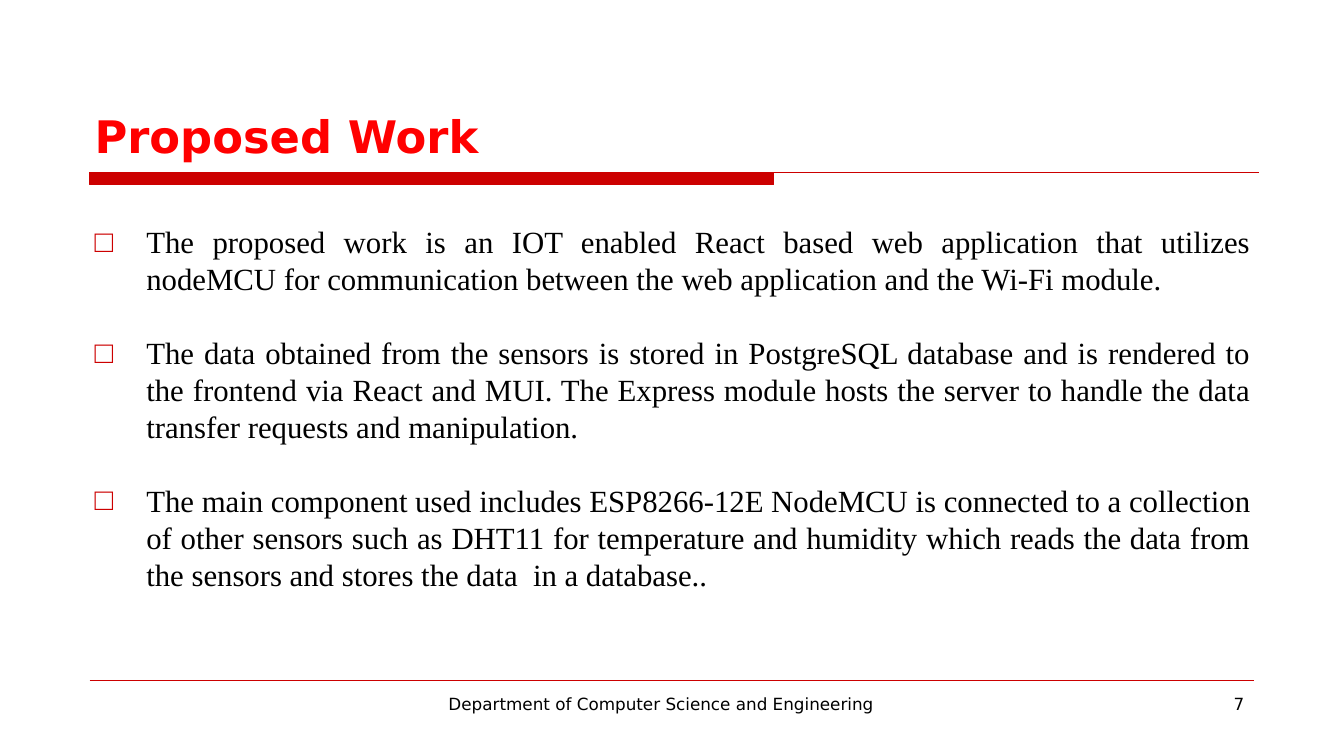
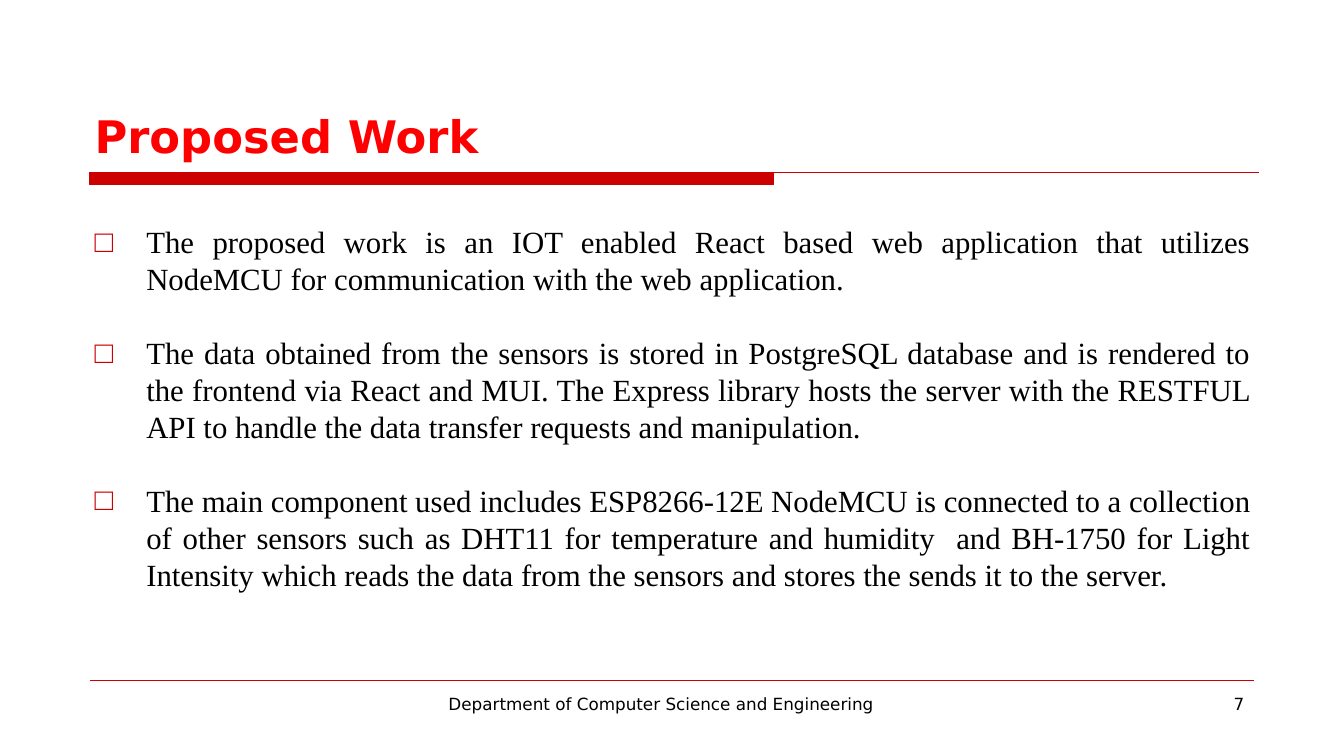
Before and after one commit to hayagreevanv-rec/210701080-CS19P11-IOT-Lab, a slide deck: slide 7 of Mini Project/PPT/IOT Presentation Final.pptx. Drawn at 1344x756 pixels with LibreOffice and Linux fonts; fonts in the diff are those of the drawing; background and template pictures are left out. Boxes give left, top, right and bottom in pixels: in the first picture for what was removed or moved away, otherwise in the second. Text is boxed around its words. In the diff, an @@ line names an element or a change of style, - is before the commit and + after.

```diff
--- a/Mini Project/PPT/IOT Presentation Final.pptx
+++ b/Mini Project/PPT/IOT Presentation Final.pptx
@@ text at (146,231,1251,592): text changed @@
-□ The proposed work is an IOT enabled React based web application that utilizes nodeMCU for communication between the web application and the Wi-Fi module.
-□ The data obtained from the sensors is stored in PostgreSQL database and is rendered to the frontend via React and MUI. The Express module hosts the server to handle the data transfer requests and manipulation.
-□ The main component used includes ESP8266-12E NodeMCU is connected to a collection of other sensors such as DHT11 for temperature and humidity which reads the data from the sensors and stores the data in a database..
+□ The proposed work is an IOT enabled React based web application that utilizes NodeMCU for communication with the web application.
+□ The data obtained from the sensors is stored in PostgreSQL database and is rendered to the frontend via React and MUI. The Express library hosts the server with the RESTFUL API to handle the data transfer requests and manipulation.
+□ The main component used includes ESP8266-12E NodeMCU is connected to a collection of other sensors such as DHT11 for temperature and humidity and BH-1750 for Light Intensity which reads the data from the sensors and stores the sends it to the server.
```
Also in this commit, not shown: 2 other slides changed.
